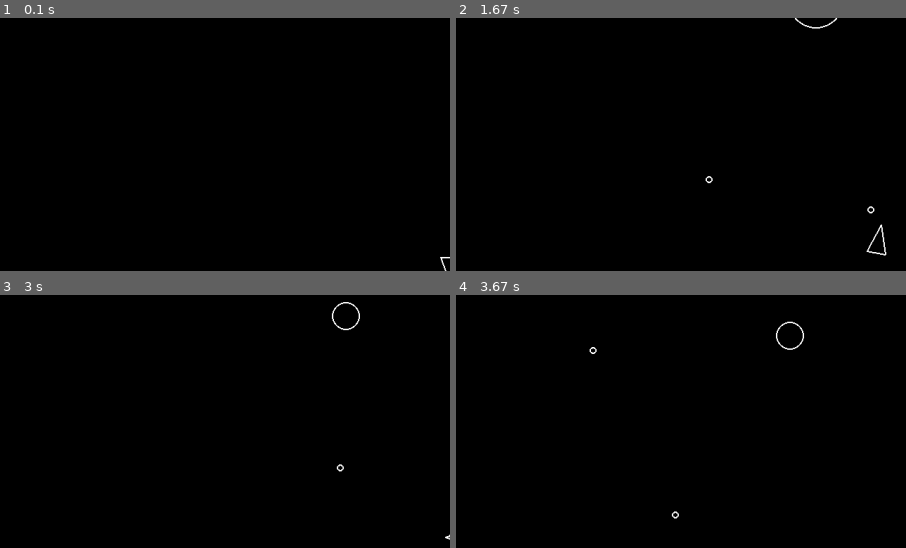
Above: before the commit, frames 1-4 (two rows, left to right).
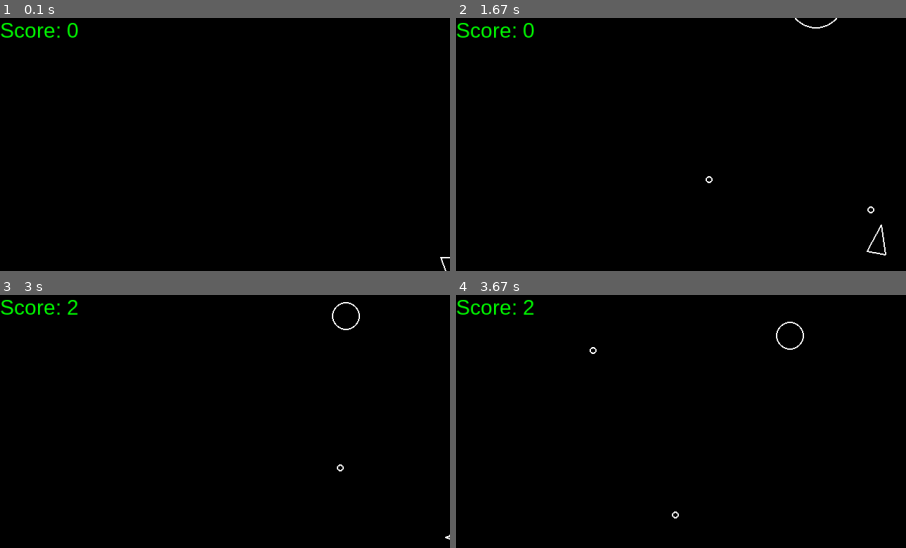
Above: after the commit, the same moments.

Repository: JRitc/asteroids-pygame
Game: pygame game, started from main.py
Same seed, same stepped clock (60 frames per second), same inputs: the game is played once before the commit and once after it.
Inputs:
- Up to frame 1 (0.1 s): no input
- Up to frame 2 (1.67 s): tap Space at 0.33, 0.73, 1.03, 1.23, 1.57 s; hold D 0.67-1.13 s; hold W 1.17-1.47 s; hold D from 1.5 s (still down)
- Up to frame 3 (3 s): tap Space at 1.87, 2.07, 2.37, 2.63, 2.97 s; release D at 1.97 s; hold A 2-2.53 s; hold S 2.57-2.87 s; hold A from 2.9 s (still down)
- Up to frame 4 (3.67 s): tap Space at 3.27, 3.4 s; release A at 3.3 s; hold W from 3.33 s (still down)
The pictures show only the part of the screen within x 0-50%, y 0-50%; the shares and areas given below are measured in that part.

The runs differ from the first frame. In frame 1, 0.4% of the frame differs, in the area x 0-18%, y 1-8%; in frame 2, 0.4%; in frame 3, 0.4%; in frame 4, 0.4%.

Commit message:
added score

Diff:
--- a/main.py
+++ b/main.py
@@ -26,6 +26,14 @@
 
     dt = 0
 
+    # Score
+    def draw_text(text, font, text_col, x, y):
+        img = font.render(text, True, text_col)
+        screen.blit(img, (x, y))
+
+    score = 0
+    score_font = pygame.font.SysFont("Arial", 30)
+
     # Infinite game loop
     while True:
         # Quits game if (x) button is pressed
@@ -38,17 +46,19 @@
         # Asteroid Group Loop
         for asteroid in asteroid_group:
             if asteroid.collision(player):
-                print("Game over!")
+                print(f"Game over! Score: {score}")
                 sys.exit() # Quit/close game
 
             for shot in shot_group:
                 if shot.collision(asteroid):
                     shot.kill()
                     asteroid.split()
+                    score += 1
 
             # Asteroid Group Loop End
 
         screen.fill("black")
+        draw_text(f"Score: {score}", score_font, "green", 0, 0)
 
         for object in drawable:
             object.draw(screen)
